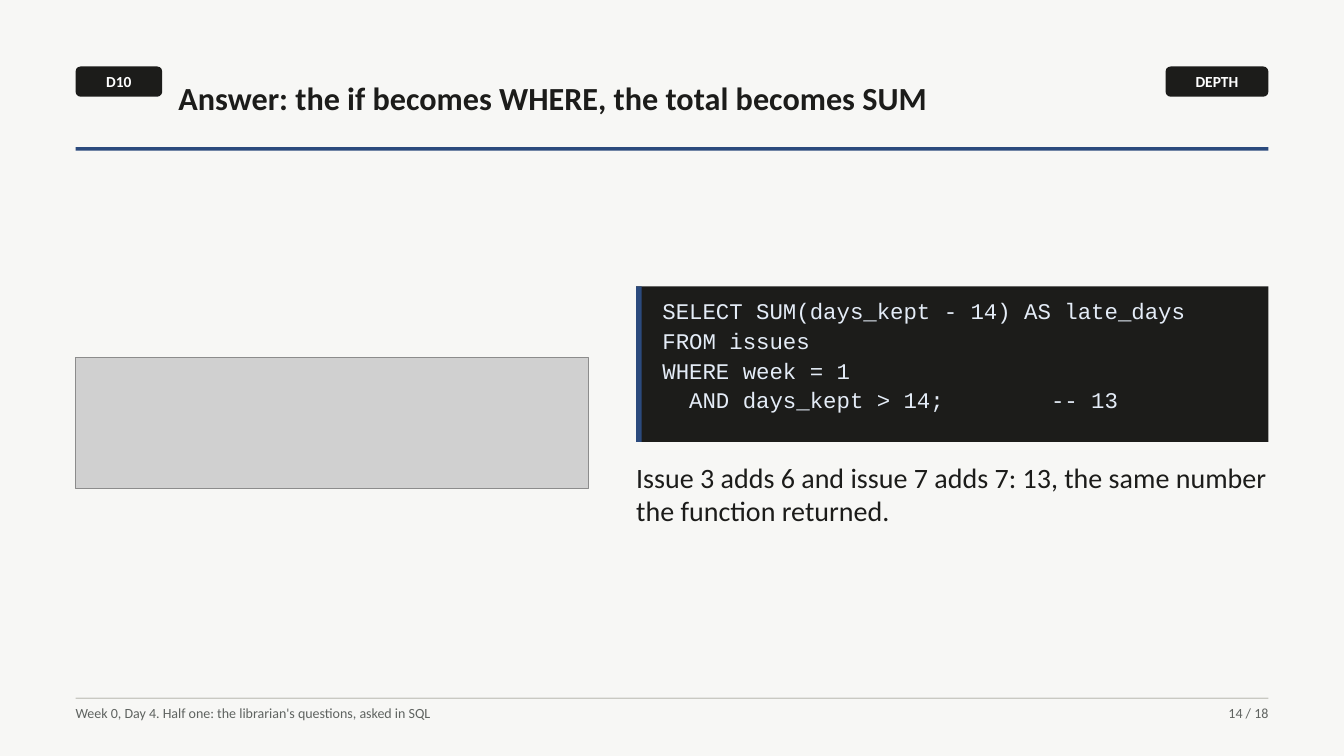
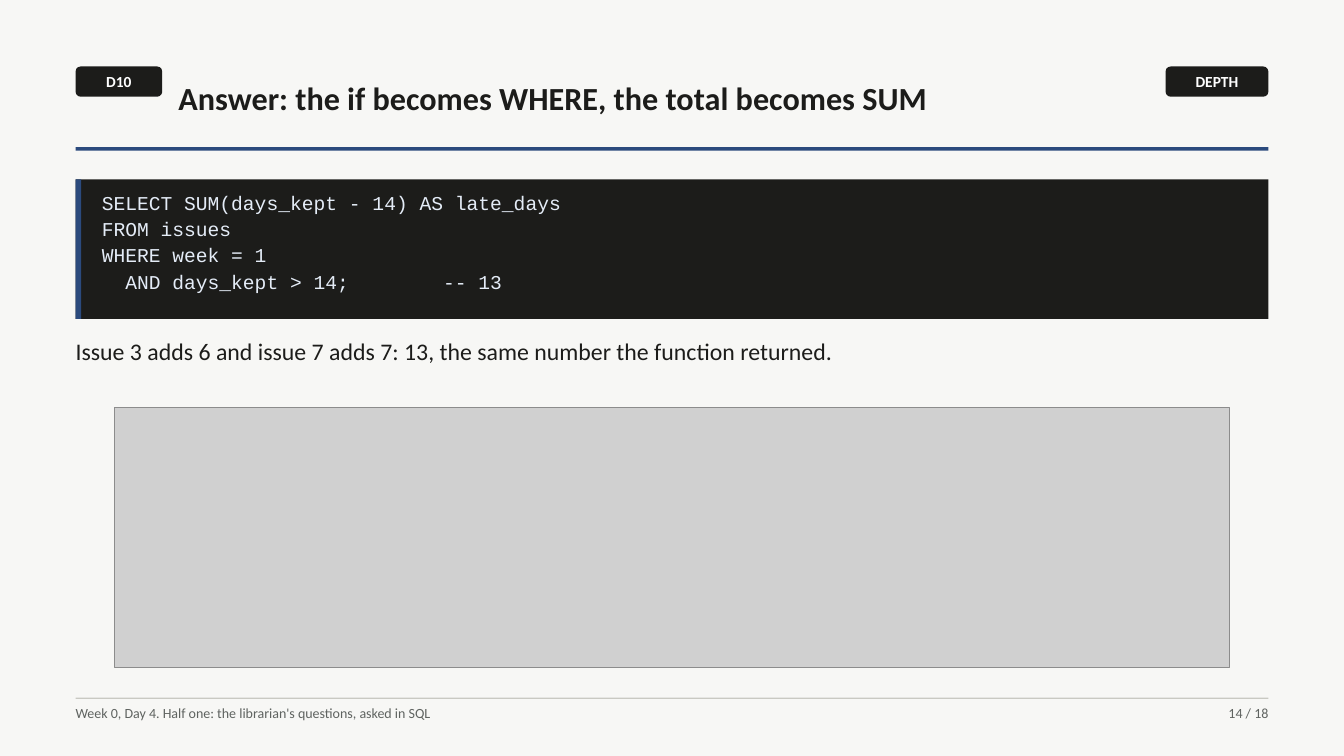
Before and after one commit to fde-academy-lab/c2-content-factory, a slide deck: slide 14 of content/W00/D4/slides/C2_W00_D04_half1_STUDENT.pptx. Drawn at 1344x756 pixels with LibreOffice and Linux fonts; fonts in the diff are those of the drawing; grey boxes stand for pictures. Boxes give left, top, right and bottom in pixels: in the first picture for what was removed or moved away, otherwise in the second. Text is boxed around its words. In the diff, an @@ line names an element or a change of style, - is before the commit and + after.

```diff
--- a/content/W00/D4/slides/C2_W00_D04_half1_STUDENT.pptx
+++ b/content/W00/D4/slides/C2_W00_D04_half1_STUDENT.pptx
@@ rectangle: place and size @@
-rectangle at <box>636,286,642,442</box>
+rectangle at <box>76,179,82,319</box>
@@ rectangle added at <box>76,179,1268,319</box>, fill #1C1C1A @@
@@ text "SELECT SUM(days_kept - 14) AS ...": place and size @@
-text "SELECT SUM(days_kept - 14) AS ..." at <box>662,303,1185,413</box>
+text "SELECT SUM(days_kept - 14) AS ..." at <box>102,196,561,293</box>
@@ text "SELECT SUM(days_kept - 14) AS ..." at <box>102,196,561,293</box>: size 16 to 14 pt @@
@@ rectangle removed at <box>636,286,1268,442</box> @@
@@ text "Issue 3 adds 6 and ...": place and size @@
-text "Issue 3 adds 6 and ..." at <box>636,468,1266,521</box>
+text "Issue 3 adds 6 and ..." at <box>76,343,831,363</box>
@@ text "Issue 3 adds 6 and ..." at <box>76,343,831,363</box>: size 20 to 17 pt; less space between paragraphs @@
@@ picture removed at <box>76,358,589,489</box> @@
@@ picture added at <box>115,408,1229,667</box> @@
```
Also in this commit, not shown: 3 other files.
